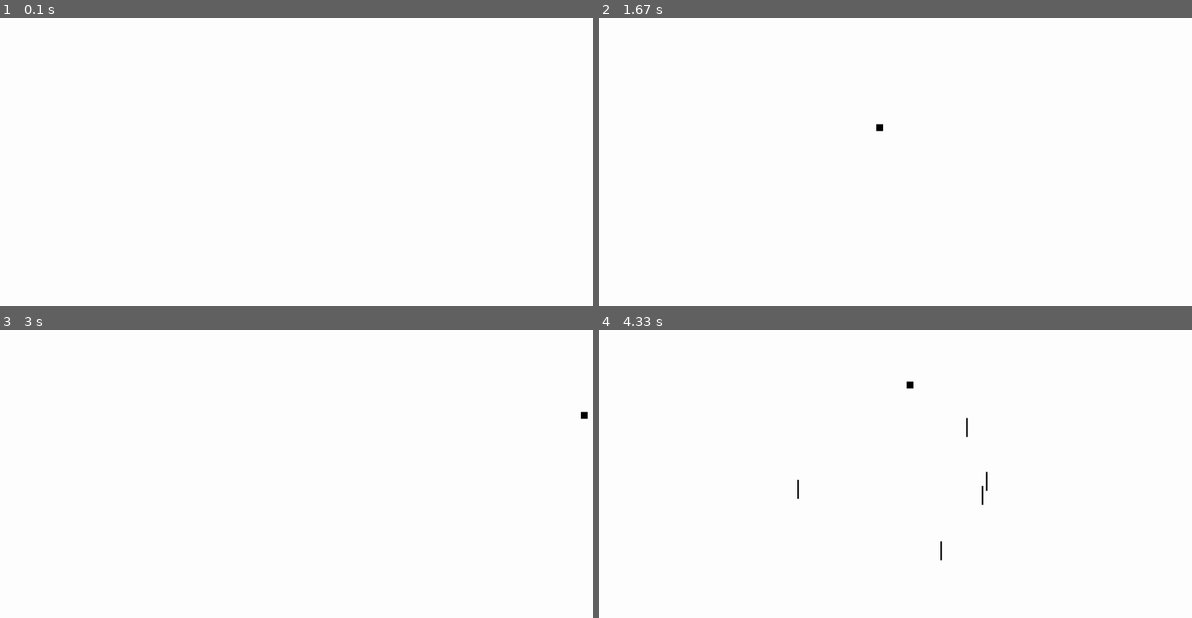
Above: before the commit, frames 1-4 (two rows, left to right).
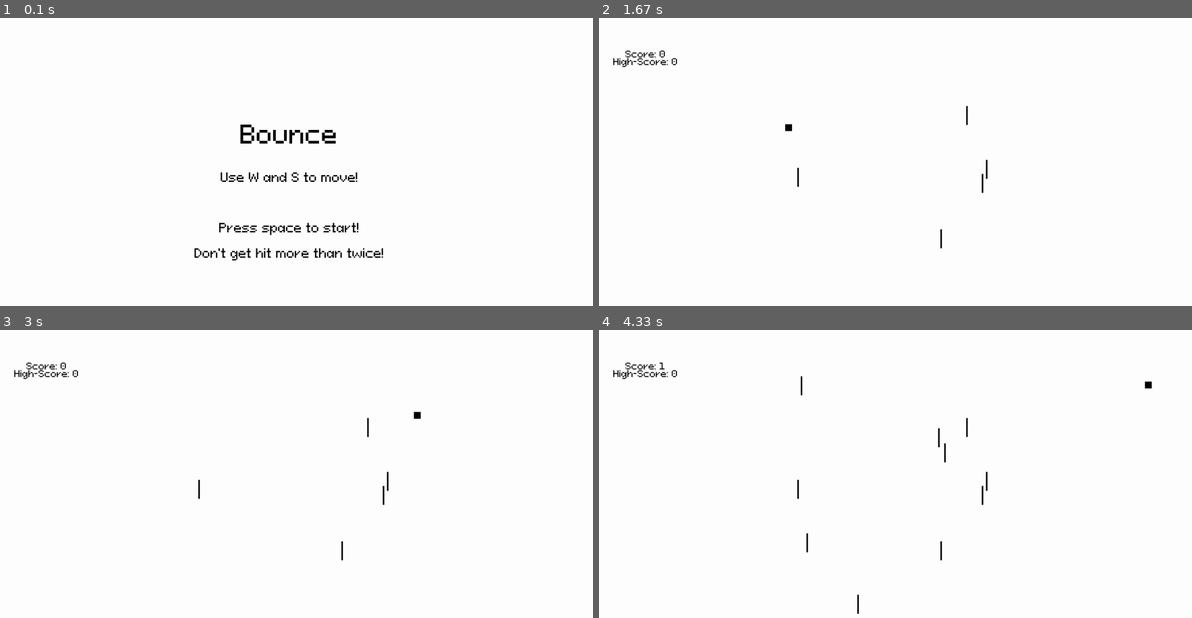
Above: after the commit, the same moments.

Repository: JediTwin/Pygame-Project
Game: pygame game, started from main.py
Two runs of this game, one before a commit and one after it. Both use one fixed random seed, a clock stepped at 60 frames per second and the inputs below.
Inputs:
- Up to frame 1 (0.1 s): no input
- Up to frame 2 (1.67 s): tap Space at 0.33, 0.73, 1.03, 1.23, 1.53 s; hold W 0.67-1.13 s; hold S 1.17-1.63 s
- Up to frame 3 (3 s): hold W 1.67-2.03 s; tap Space at 1.73, 2.13, 2.53, 2.87 s; hold S 2.07-2.43 s; hold W 2.47-2.77 s; hold S from 2.8 s (still down)
- Up to frame 4 (4.33 s): release S at 3.1 s; hold W 3.13-3.5 s; tap Space at 3.2, 3.6, 4 s; hold S 3.53-3.9 s; hold W 3.93-4.23 s; hold S from 4.27 s (still down)

The runs differ from the first frame. In frame 1, 1.6% of the frame differs, in the area x 32-65%, y 37-85%; in frame 2, 0.4%; in frame 3, 0.4%; in frame 4, 0.4%.

Commit message:
Menu complete + SFX

Diff:
--- a/main.py
+++ b/main.py
@@ -11,6 +11,8 @@
 import pygame
 import random
 import time
+
+from pygame import mixer
 
 pygame.init()
 
@@ -26,6 +28,10 @@
 WINDOW_TITLE  = "Bounce"
 
 font_name = pygame.font.Font("./data/PixeloidSans.ttf", 25)
+
+wall_hit = pygame.mixer.Sound("./sounds/Pong_hit.mp3")
+
+death_sound = pygame.mixer.Sound("./sounds/Galaga_death.mp3")
 
 
 def draw_text(surf, text, size, x, y):
@@ -59,7 +65,7 @@
         self.rect = self.image.get_rect()
 
         # Set velocities
-        self.x_vel = 8
+        self.x_vel = -6
         self.y_vel = 0
 
         self.hp = 3
@@ -113,11 +119,30 @@
     # Create some local variables that describe the environment
     done = False
     clock = pygame.time.Clock()
-    score = 0
+    score = -1
     num_obstacles = 5
-    game_state = "menu"
+    game_over = True
     time_ended = 0.0
     endgame_wait = 5
+    high_score = 0
+
+    def menu_screen():
+        screen.fill(WHITE)
+        # Draw the menu
+        draw_text(screen, "Bounce", 64, SCREEN_WIDTH / 2, SCREEN_HEIGHT / 3)
+        draw_text(screen, "Use W and S to move!", 32, SCREEN_WIDTH / 2, SCREEN_HEIGHT / 2)
+        draw_text(screen, "Press space to start!", 32, SCREEN_WIDTH / 2, (SCREEN_HEIGHT - SCREEN_HEIGHT / 3))
+        draw_text(screen, "Don't get hit more than twice!", 32, SCREEN_WIDTH / 2, (SCREEN_HEIGHT - SCREEN_HEIGHT / 4))
+        pygame.display.flip()
+        waiting = True
+        # Check inputs
+        while waiting:
+            for event in pygame.event.get():
+                if event.type == pygame.QUIT:
+                    pygame.quit()
+                if event.type == pygame.KEYUP:
+                    if event.key == pygame.K_SPACE:
+                        waiting = False
 
     # Player
     player = Player()
@@ -128,6 +153,24 @@
 
     # ------------- MAIN LOOP
     while not done:
+        if game_over:
+            # Check Score
+            if score > high_score:
+                high_score = score
+            # Show menu
+            menu_screen()
+            # Reset Game
+            score = -1
+            player.hp = 3
+            for block in block_sprites:
+                block.kill()
+            player.rect.x = 0
+            player.rect.y = 0
+            player.x_vel = -6
+            time.ended = 0.0
+            # Start game
+            game_over = False
+
         # --------- EVENT LISTENER
         for event in pygame.event.get():
             if event.type == pygame.QUIT:
@@ -143,42 +186,8 @@
                 if event.key == pygame.K_w or event.key == pygame.K_s:
                     player.stop_move()
 
-            if game_state == "menu":
-                # Draw the menu
-                draw_text(screen, "Bounce", 64, SCREEN_WIDTH / 2, SCREEN_HEIGHT / 3)
-                draw_text(screen, "Use W and S to move!", 32, SCREEN_WIDTH / 2, SCREEN_HEIGHT / 2)
-                draw_text(screen, "Press space to start!", 32, SCREEN_WIDTH / 2, (SCREEN_HEIGHT - SCREEN_HEIGHT / 3))
-                pygame.display.flip()
-                # Check inputs
-                if event.type == pygame.QUIT:
-                    pygame.quit()
-                if event.type == pygame.KEYUP:
-                    if event.key == pygame.K_SPACE:
-                        # Reset Game
-                        score = 0
-                        player.hp = 3
-                        for block in block_sprites:
-                            block.kill()
-                        player.rect.x = 0
-                        player.rect.y = 0
-                        time.ended = 0.0
-
-                        # Change game state
-                        game_state = "running"
-
-            if game_state == "end":
-                all_sprites.remove(player)
-                player.kill()
-
-                if time_ended == 0.0:
-                    time_ended = time.time()
-
-                # Wait before returning to menu
-                if time.time() - time_ended >= endgame_wait:
-                    game_state = "menu"
-
         # --------- CHANGE ENVIRONMENT
-        if game_state == "running":
+        if not game_over:
             all_sprites.add(player)
             # Screen bounds
             if player.rect.top < 0:
@@ -190,6 +199,8 @@
             if player.rect.left > SCREEN_WIDTH or player.rect.right < 0:
                 player.x_vel = -player.x_vel
                 score += 1
+
+                wall_hit.play()
 
                 # Place blocks
                 for i in range(num_obstacles):
@@ -204,11 +215,20 @@
             # Check collisions
             blocks_hit = pygame.sprite.spritecollide(player, block_sprites, True)
 
-            for block in blocks_hit:
+            for i in blocks_hit:
                 player.hp -= 1
-
-                if player.hp <= 0:
-                    game_state = "end"
+                for block in block_sprites:
+                    block.kill()
+                score -= 2
+
+            if player.hp <= 0:
+                all_sprites.remove(player)
+                player.kill()
+                player.x_vel = 0
+
+                death_sound.play()
+
+                game_over = True
 
         # --------- DRAW THE ENVIRONMENT
         screen.fill(WHITE)
@@ -216,9 +236,10 @@
         # Draw sprite
         all_sprites.draw(screen)
 
-        # Draw lose text
-        if game_state == "end":
-            draw_text(screen, "You died. Play again!", 32, SCREEN_WIDTH / 2, SCREEN_HEIGHT / 3)
+        # Draw Score
+        draw_text(screen, f"Score: {score}", 24, SCREEN_WIDTH/10, SCREEN_HEIGHT/10)
+
+        draw_text(screen, f"High-Score: {high_score}", 24, SCREEN_WIDTH/10, SCREEN_HEIGHT/8)
 
         # Update screen
         pygame.display.flip()
Not shown, added: sounds/Galaga_death.mp3
Not shown, added: sounds/Pong_hit.mp3
